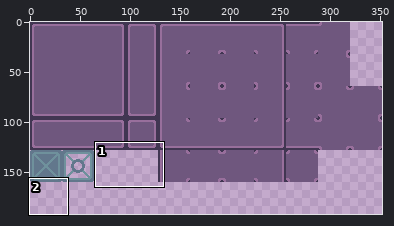
Pixel-art file, stored at GodotWildJam69/Graphics/Tiles/Wall/wall.aseprite. Above: a wide view before the commit, with the close-up outlined.
Close-up. First the earlier version:
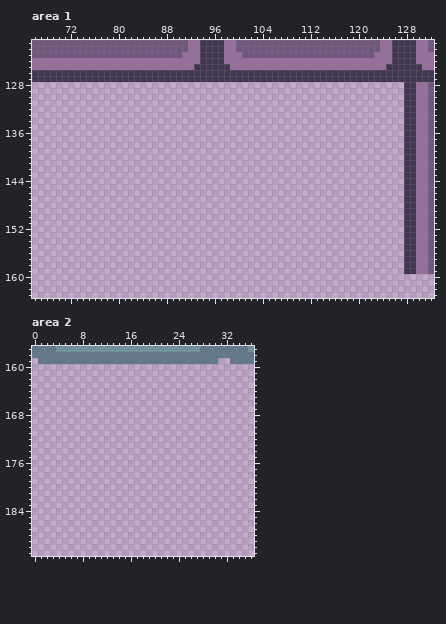
352x192 pixels, 1 frame. Shown: area 1: x 66..132, y 121..163; area 2: x 0..36, y 157..191.
Now the later version:
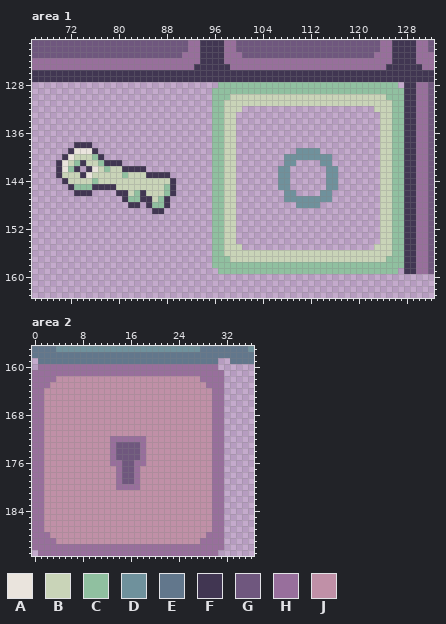
Palette (. is transparent): A #eae4dd  B #c9d4b8  C #90c0a0  D #6f919c  E #62778c  F #413652  G #6f577e  H #986f9c  J #c090a7
The edit:
--- area 1
@@ x 66..132 @@
 127 FFFFFFFFFFFFFFFFFFFFFFFFFFFFFFFFFFFFFFFFFFFFFFFFFFFFFFFFFFFFFFFFFFF
-128 ..............................................................FFHHG
-129 ..............................................................FFHHG
-130 ..............................................................FFHHG
-131 ..............................................................FFHHG
-132 ..............................................................FFHHG
-133 ..............................................................FFHHG
-134 ..............................................................FFHHG
-135 ..............................................................FFHHG
-136 ..............................................................FFHHG
-137 ..............................................................FFHHG
-138 ..............................................................FFHHG
-139 ..............................................................FFHHG
-140 ..............................................................FFHHG
-141 ..............................................................FFHHG
-142 ..............................................................FFHHG
-143 ..............................................................FFHHG
-144 ..............................................................FFHHG
-145 ..............................................................FFHHG
-146 ..............................................................FFHHG
-147 ..............................................................FFHHG
-148 ..............................................................FFHHG
-149 ..............................................................FFHHG
-150 ..............................................................FFHHG
-151 ..............................................................FFHHG
-152 ..............................................................FFHHG
-153 ..............................................................FFHHG
-154 ..............................................................FFHHG
-155 ..............................................................FFHHG
-156 ..............................................................FFHHG
-157 ..............................................................FFHHG
-158 ..............................................................FFHHG
-159 ..............................................................FFHHG
+128 ...............................CCCCCCCCCCCCCCCCCCCCCCCCCCCCCC.FFHHG
+129 ..............................CCCCCCCCCCCCCCCCCCCCCCCCCCCCCCCCFFHHG
+130 ..............................CCCBBBBBBBBBBBBBBBBBBBBBBBBBBCCCFFHHG
+131 ..............................CCBBBBBBBBBBBBBBBBBBBBBBBBBBBBCCFFHHG
+132 ..............................CCBBB......................BBBCCFFHHG
+133 ..............................CCBB........................BBCCFFHHG
+134 ..............................CCBB........................BBCCFFHHG
+135 ..............................CCBB........................BBCCFFHHG
+136 ..............................CCBB........................BBCCFFHHG
+137 ..............................CCBB........................BBCCFFHHG
+138 .......FFF....................CCBB........................BBCCFFHHG
+139 ......FAAAF...................CCBB..........DDDD..........BBCCFFHHG
+140 .....FABBBCF..................CCBB........DDDDDDDD........BBCCFFHHG
+141 ....FABCFBBCFFF...............CCBB........DD....DD........BBCCFFHHG
+142 ....FACF.FABCBBFFFF...........CCBB.......DD......DD.......BBCCFFHHG
+143 ....FBBBFABBBBBCBBBFFFF.......CCBB.......DD......DD.......BBCCFFHHG
+144 .....FBBBBCBBBBBBBBBBBBF......CCBB.......DD......DD.......BBCCFFHHG
+145 ......FCCCFFFFBBBBBBBBCF......CCBB.......DD......DD.......BBCCFFHHG
+146 .......FFF....FFBCFBBBCF......CCBB........DD....DD........BBCCFFHHG
+147 ...............FCCFFBCF.......CCBB........DDDDDDDD........BBCCFFHHG
+148 ................FF.FCCF.......CCBB..........DDDD..........BBCCFFHHG
+149 ....................FF........CCBB........................BBCCFFHHG
+150 ..............................CCBB........................BBCCFFHHG
+151 ..............................CCBB........................BBCCFFHHG
+152 ..............................CCBB........................BBCCFFHHG
+153 ..............................CCBB........................BBCCFFHHG
+154 ..............................CCBB........................BBCCFFHHG
+155 ..............................CCBBB......................BBBCCFFHHG
+156 ..............................CCBBBBBBBBBBBBBBBBBBBBBBBBBBBBCCFFHHG
+157 ..............................CCCBBBBBBBBBBBBBBBBBBBBBBBBBBCCCFFHHG
+158 ..............................CCCCCCCCCCCCCCCCCCCCCCCCCCCCCCCCFFHHG
+159 ...............................CCCCCCCCCCCCCCCCCCCCCCCCCCCCCC.FFHHG
 160 ...................................................................
--- area 2
@@ x 0..36 @@
 159 .EEEEEEEEEEEEEEEEEEEEEEEEEEEEEE..EEEE
-160 .....................................
-161 .....................................
-162 .....................................
-163 .....................................
-164 .....................................
-165 .....................................
-166 .....................................
-167 .....................................
-168 .....................................
-169 .....................................
-170 .....................................
-171 .....................................
-172 .....................................
-173 .....................................
-174 .....................................
-175 .....................................
-176 .....................................
-177 .....................................
-178 .....................................
-179 .....................................
-180 .....................................
-181 .....................................
-182 .....................................
-183 .....................................
-184 .....................................
-185 .....................................
-186 .....................................
-187 .....................................
-188 .....................................
-189 .....................................
-190 .....................................
-191 .....................................
+160 .HHHHHHHHHHHHHHHHHHHHHHHHHHHHHH......
+161 HHHHHHHHHHHHHHHHHHHHHHHHHHHHHHHH.....
+162 HHHHJJJJJJJJJJJJJJJJJJJJJJJJHHHH.....
+163 HHHJJJJJJJJJJJJJJJJJJJJJJJJJJHHH.....
+164 HHJJJJJJJJJJJJJJJJJJJJJJJJJJJJHH.....
+165 HHJJJJJJJJJJJJJJJJJJJJJJJJJJJJHH.....
+166 HHJJJJJJJJJJJJJJJJJJJJJJJJJJJJHH.....
+167 HHJJJJJJJJJJJJJJJJJJJJJJJJJJJJHH.....
+168 HHJJJJJJJJJJJJJJJJJJJJJJJJJJJJHH.....
+169 HHJJJJJJJJJJJJJJJJJJJJJJJJJJJJHH.....
+170 HHJJJJJJJJJJJJJJJJJJJJJJJJJJJJHH.....
+171 HHJJJJJJJJJJJJJJJJJJJJJJJJJJJJHH.....
+172 HHJJJJJJJJJJJHHHHHHJJJJJJJJJJJHH.....
+173 HHJJJJJJJJJJJHGGGGHJJJJJJJJJJJHH.....
+174 HHJJJJJJJJJJJHGGGGHJJJJJJJJJJJHH.....
+175 HHJJJJJJJJJJJHGGGGHJJJJJJJJJJJHH.....
+176 HHJJJJJJJJJJJHHGGHHJJJJJJJJJJJHH.....
+177 HHJJJJJJJJJJJJHGGHJJJJJJJJJJJJHH.....
+178 HHJJJJJJJJJJJJHGGHJJJJJJJJJJJJHH.....
+179 HHJJJJJJJJJJJJHGGHJJJJJJJJJJJJHH.....
+180 HHJJJJJJJJJJJJHHHHJJJJJJJJJJJJHH.....
+181 HHJJJJJJJJJJJJJJJJJJJJJJJJJJJJHH.....
+182 HHJJJJJJJJJJJJJJJJJJJJJJJJJJJJHH.....
+183 HHJJJJJJJJJJJJJJJJJJJJJJJJJJJJHH.....
+184 HHJJJJJJJJJJJJJJJJJJJJJJJJJJJJHH.....
+185 HHJJJJJJJJJJJJJJJJJJJJJJJJJJJJHH.....
+186 HHJJJJJJJJJJJJJJJJJJJJJJJJJJJJHH.....
+187 HHJJJJJJJJJJJJJJJJJJJJJJJJJJJJHH.....
+188 HHHJJJJJJJJJJJJJJJJJJJJJJJJJJHHH.....
+189 HHHHJJJJJJJJJJJJJJJJJJJJJJJJHHHH.....
+190 HHHHHHHHHHHHHHHHHHHHHHHHHHHHHHHH.....
+191 .HHHHHHHHHHHHHHHHHHHHHHHHHHHHHH......
Pixel boxes of the changes (left, top, right, bottom) in both close-ups:
added: (212, 82, 404, 274)
added: (56, 142, 176, 214)
added: (32, 364, 224, 556)
